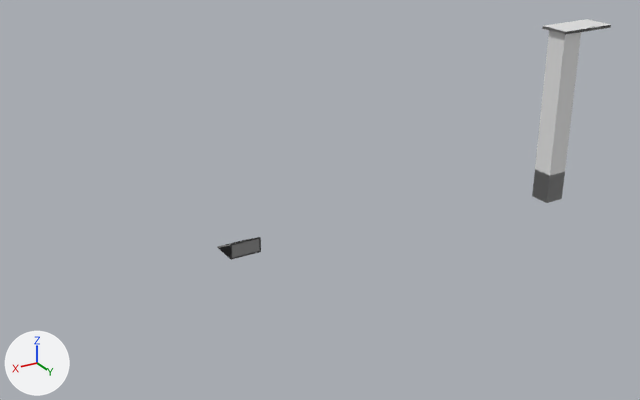
The Blender file Exterior/City.blend as it was, and as the next commit left it.
Rendered twice from a 50 mm camera at (20.6, 43.9, 23.9) aimed at (-5.4, 0.6, 2.3). Every picture has the same lights, and +X, +Y and +Z are marked at lower left.

Objects in the first picture: 'AccentLight', 'AccentLightCollider', 'MinimalistCityLight', 'MinimalistCityLightCollider'.
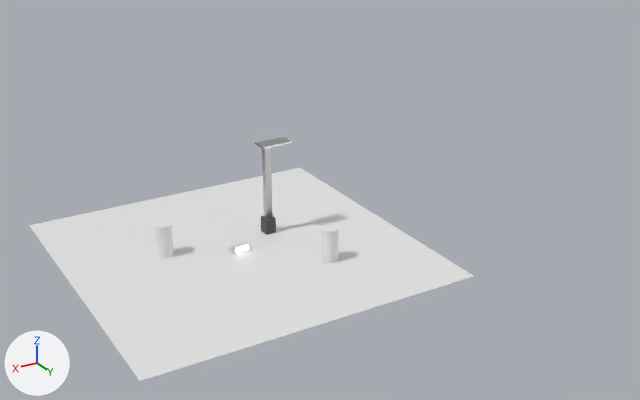
Commit message: Fixed City catalog

Pixel boxes (x1, y1, x2, y2) of what changed, in the pictures (640 x 400 px):
'Plane', added
    after: (29, 168, 474, 381)
'MinimalistCityLightCollider', hidden
    before: (532, 19, 611, 203)
'MinimalistCityLight', surface changed, moved, rescaled (52% narrower, 45% shorter)
    before: (532, 25, 611, 203)
    after: (255, 137, 292, 235)
'ScaleDemo', added
    after: (321, 225, 338, 263)
'ScaleDemo.001', added
    after: (154, 221, 173, 258)
'AccentLightCollider', hidden
    before: (217, 237, 261, 259)
'AccentLight', rescaled (47% narrower, 50% shorter)
    before: (219, 237, 261, 260)
    after: (228, 243, 250, 254)

The change, as a diff of the scene's bpy script:
```diff
--- a/Exterior/City.blend.py
+++ b/Exterior/City.blend.py
@@ img_concrete030_2k_color_jpg @@
+img_concrete030_2k_color_jpg = load_image('Concrete030_2K_Color.jpg', '../_Materials/Concrete030_2K-JPG/Concrete030_2K_Color.jpg', 2048, 2048, 'sRGB')
@@ img_concrete030_2k_roughness_jpg @@
+img_concrete030_2k_roughness_jpg = load_image('Concrete030_2K_Roughness.jpg', '../_Materials/Concrete030_2K-JPG/Concrete030_2K_Roughness.jpg', 2048, 2048, 'sRGB')
@@ mat_concrete @@
 mat_concrete = bpy.data.materials.new('Concrete')
-# nodes: BsdfDiffuse, OutputMaterial
+# nodes: BsdfPrincipled, OutputMaterial, TexImage x2
+# uses the picture img_concrete030_2k_color_jpg
+# uses the picture img_concrete030_2k_roughness_jpg
@@ me_scaledemo @@
+me_scaledemo.from_pydata(...)  # a 32-sided cylinder along z spanning x -0.5..0.5, y -0.5..0.5, z 0.0..2.0
@@ me_plane @@
+me_plane.from_pydata([(-1.0, -1.0, 0.0), (1.0, -1.0, 0.0), (-1.0, 1.0, 0.0), (1.0, 1.0, 0.0)], [], [(0, 1, 3, 2)])
@@ ob_accentlightcollider @@
 ob_accentlightcollider.location = (0.0, 0.0, 0.0)
+ob_accentlightcollider.hide_set(True)
@@ ob_accentlight @@
 ob_accentlight.location = (0.0, 0.0, 0.0)
+ob_accentlight.scale = (0.5, 0.5, 0.5)
@@ ob_minimalistcitylightcollider @@
 ob_minimalistcitylightcollider.location = (0.0, 0.0, 0.0)
+ob_minimalistcitylightcollider.hide_set(True)
@@ ob_minimalistcitylight @@
 ob_minimalistcitylight = bpy.data.objects.new('MinimalistCityLight', me_minamalistcitylightmesh)
-ob_minimalistcitylight.location = (-21.72, 3.7, 0.0)
+ob_minimalistcitylight.location = (-2.72, -1.3, 0.0)
+ob_minimalistcitylight.scale = (0.5, 0.5, 0.5)
@@ ob_scaledemo_001 @@
+ob_scaledemo_001 = bpy.data.objects.new('ScaleDemo.001', me_scaledemo)
+ob_scaledemo_001.location = (4.1, -1.63, 0.0)
@@ ob_scaledemo @@
+ob_scaledemo = bpy.data.objects.new('ScaleDemo', me_scaledemo)
+ob_scaledemo.location = (-4.04, 3.94, 0.0)
@@ ob_plane @@
+ob_plane = bpy.data.objects.new('Plane', me_plane)
+ob_plane.location = (0.0, 0.0, 0.0)
+ob_plane.scale = (10.0, 10.0, 10.0)
```
